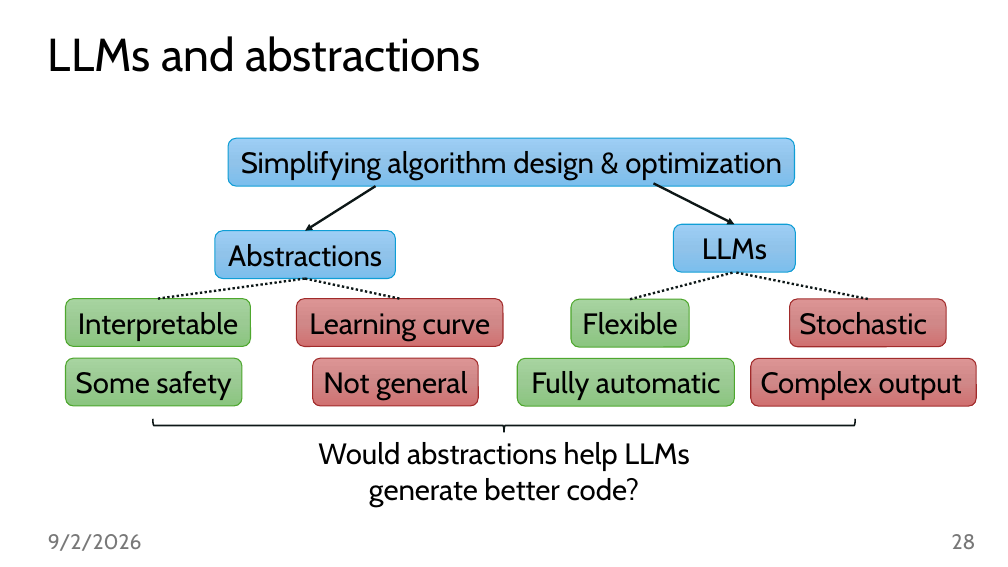
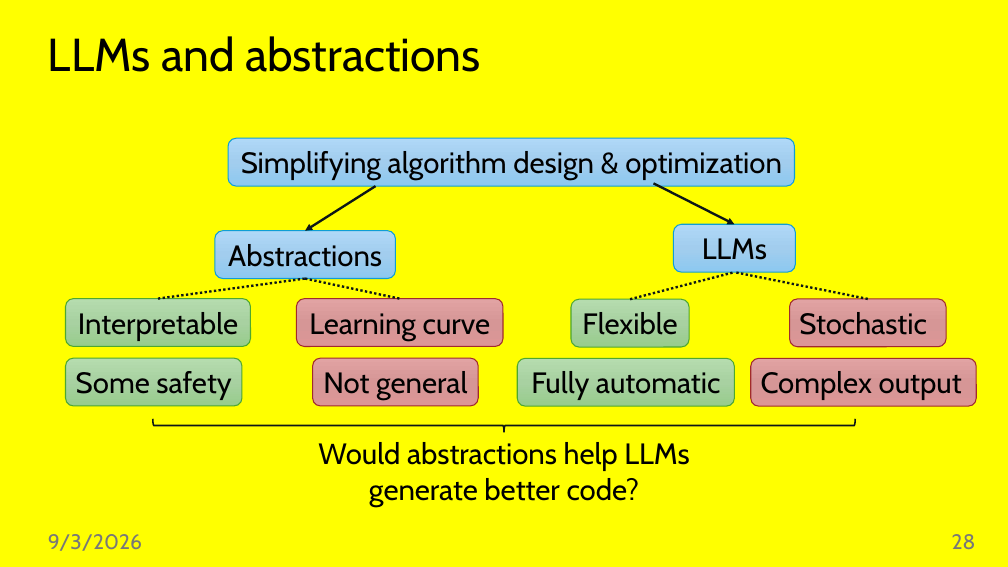
Before and after one commit to jiriklepl/phd-thesis, a slide deck: slide 28 of slides/Optimizing Memory Layouts and Traversal Orders in High-Performance Computing.pptx. Drawn at 1008x567 pixels with LibreOffice and Linux fonts; fonts in the diff are those of the drawing. Boxes give left, top, right and bottom in pixels: in the first picture for what was removed or moved away, otherwise in the second. Text is boxed around its words. In the diff, an @@ line names an element or a change of style, - is before the commit and + after.

```diff
--- a/slides/Optimizing Memory Layouts and Traversal Orders in High-Performance Computing.pptx
+++ b/slides/Optimizing Memory Layouts and Traversal Orders in High-Performance Computing.pptx
@@ background #FFFFFF to #FFFF00 @@
@@ fill gradient #9ECFF5 to #90C4EB to #7CBEED to gradient #AFD8F7 to #A2CDEE to #8CC8F0 in 3 elements at <box>215,231,395,278</box>, <box>674,225,796,272</box>, <box>228,138,795,186</box> @@
@@ fill gradient #A8D5A0 to #9CCA94 to #8AC680 to gradient #B5DCAE to #A8D1A1 to #97CC8C in 4 elements at <box>66,299,251,346</box>, <box>571,299,689,347</box>, <box>517,358,734,406</box>, <box>66,358,242,406</box> @@
@@ fill gradient #DC9494 to #D08888 to #D07070 to gradient #E1A3A3 to #D69696 to #DC9696 in 4 elements at <box>296,299,503,346</box>, <box>313,358,479,406</box>, <box>789,299,946,346</box>, <box>751,358,976,406</box> @@
@@ text at <box>48,534,142,551</box>: text changed @@
-9/2/2026
+9/3/2026
```
Also in this commit, not shown: 41 other slides changed.
